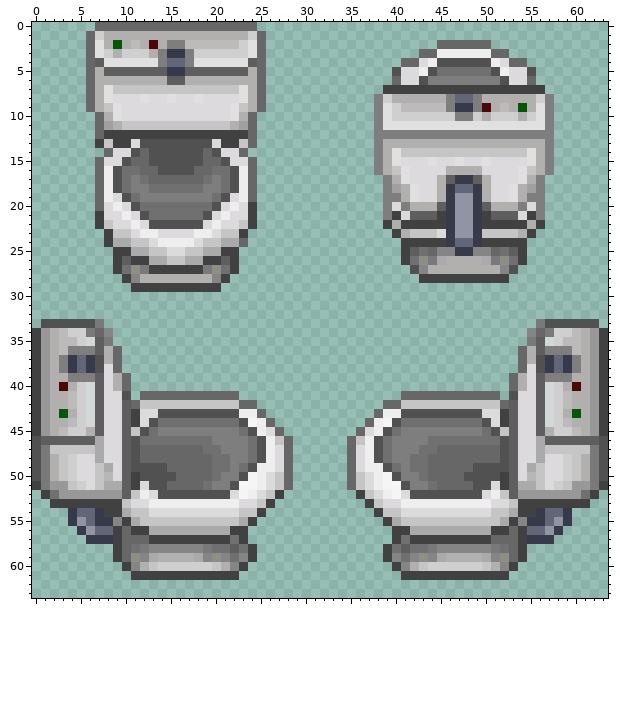
File history of a pixel-art sprite, Resources/Textures/Structures/Furniture/toilet.rsi/disposal-charging.png. This is how it looked before the edit.
The file is 64x64 pixels. Colours within 5 levels of each other are drawn and written as one.
And afterwards:
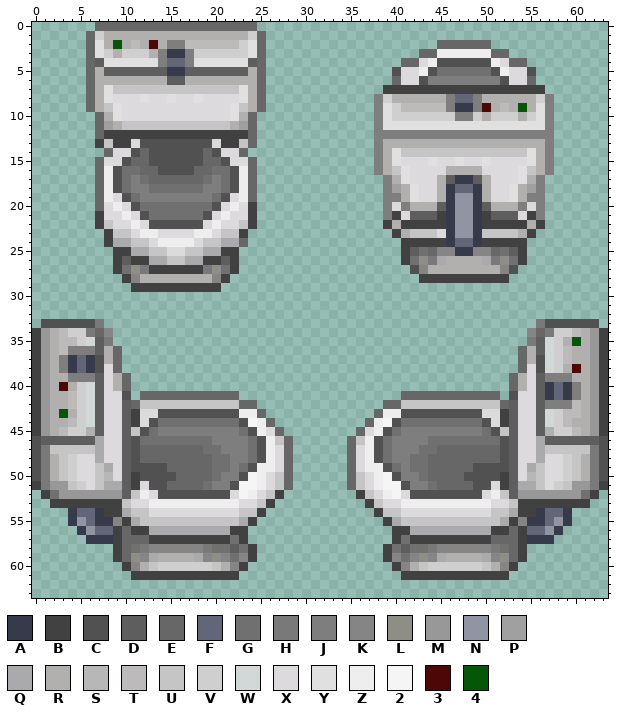
Palette (. is transparent): A #363a4b  B #414141  C #515151  D #5f5e5e  E #676767  F #636679  G #707070  H #797979  J #7f7e7f  K #858586  L #8e8e87  M #989898  N #9194a2  P #a0a0a0  Q #aaaaac  R #b1b0af  S #b7b7b7  T #bdbabc  U #c5c5c5  V #cecfce  W #d1d8d7  X #dcdadc  Y #e0e0e0  Z #eeeeee  2 #f6f5f5  3 #4d0707  4 #055606
Changes in this commit:
{"y":35,"x":59,"old":"TT","new":"R4"}
{"y":36,"x":57,"old":"JJJT","new":"WVTR"}
{"y":37,"x":57,"old":"AFAJ","new":"WVTR"}
{"y":38,"x":57,"old":"AFAJ","new":"WVR3"}
{"y":40,"x":57,"old":"WVR3","new":"AFAJ"}
{"y":41,"x":57,"old":"WVTR","new":"AFAJ"}
{"y":42,"x":57,"old":"WVTR","new":"JJJT"}
{"y":43,"x":59,"old":"R4","new":"TT"}
